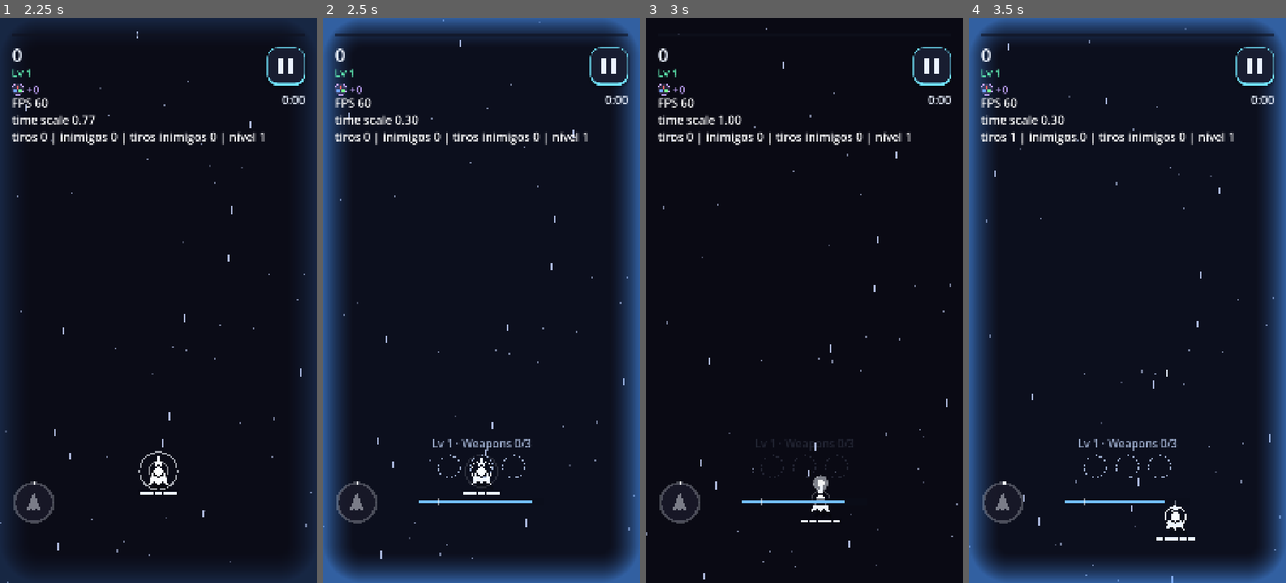
Above: before the commit, frames 1-4 (left to right).
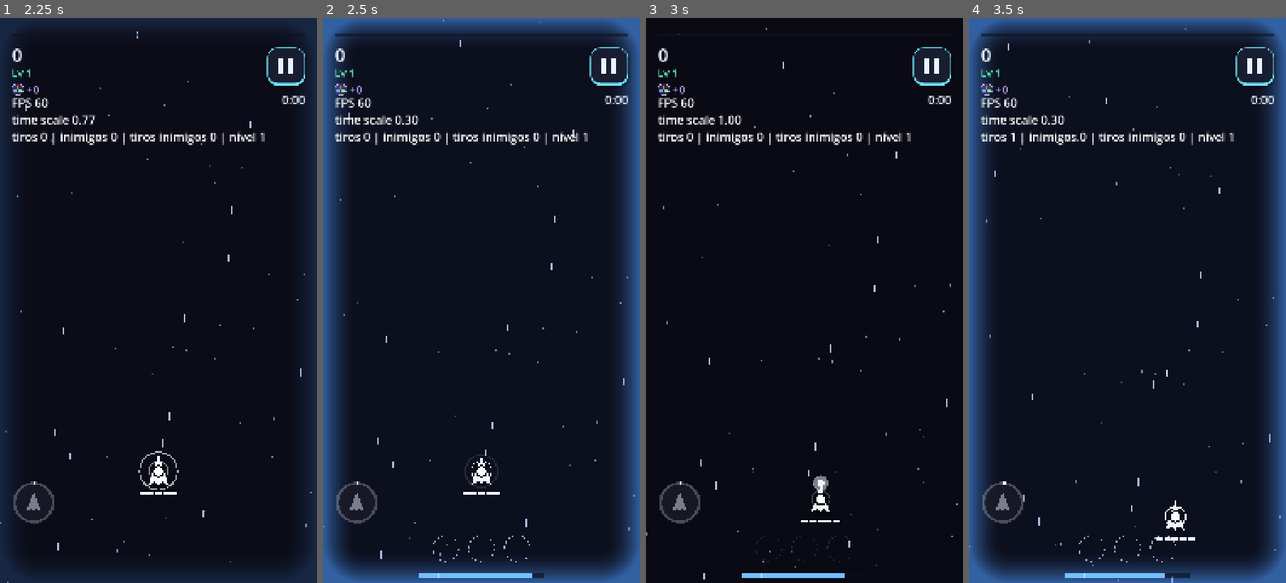
Above: after the commit, the same moments.

Repository: GDPonsoni/Nucleon-Squad-3D
Game: Godot game, scene res://scenes/run.tscn
The game is run twice, just before and just after one commit, with the same random seed, the same clock (stepped at 60 frames per second) and the same inputs. This scene is started directly instead of the project's main scene.
Inputs (mouse positions are in pixels of both pictures, inside the frame that each line leads up to):
- Up to frame 1 (2.25 s): click (285, 68) at 0.5 s; click (53, 436) at 1.25 s; move the mouse to (228, 272) at 2.02 s; hold Right (ui_right) from 2.03 s (still down); click (228, 272) at 2.17 s
- Up to frame 2 (2.5 s): keep holding Right (ui_right)
- Up to frame 3 (3 s): release Right (ui_right) at 2.75 s; drag from (741, 328) to (788, 413) at 2.77 s
- Up to frame 4 (3.5 s): no input

Frame 1 is identical in both runs. In frame 2, 0.9% of the frame differs, in the area x 30-70%, y 74-100%; in frame 3, 0.7%; in frame 4, 0.9%.

Commit message:
tune(run): ritmo mais rápido, espaços na faixa da base e especial com o ícone da arma
- Tabela de XP (primeiros níveis baratos), ataque frontal 7 tiros/s,
  ondas iniciais mais densas.
- Na câmera lenta, os espaços e a barra de energia ficam na faixa da
  base, onde a nave não entra.
- O botão do especial mostra a arma dona dele (a de maior nível).

Co-Authored-By: Claude Opus 5.5 <noreply@anthropic.com>

Diff:
--- a/data/run/pulse_weapon.tres
+++ b/data/run/pulse_weapon.tres
@@ -6,7 +6,7 @@
 [sub_resource type="Resource" id="WeaponLevel_lv1"]
 script = ExtResource("2_level")
 damage = 1
-fire_rate = 5.0
+fire_rate = 7.0
 projectile_speed = 1900.0
 projectile_size = Vector2(8, 26)
 projectile_shape = 0
--- a/scripts/core/game.gd
+++ b/scripts/core/game.gd
@@ -24,6 +24,7 @@
 var tip_balloon: TipBalloon
 var _revive_used: bool = false  # uma vez por partida
 var hud: Hud
+var slow_overlay: SlowMotionOverlay
 var companion: Companion  # null = sem nave auxiliar
 var _special_was_ready: bool = false
 var _special_moment: bool = false
@@ -174,7 +175,7 @@
 		Audio.play(&"missile_explode")
 		_explode(pos, radius * 0.5, color))
 
-	var slow_overlay := SlowMotionOverlay.new()
+	slow_overlay = SlowMotionOverlay.new()
 	slow_overlay.name = "SlowMotionOverlay"
 	slow_overlay.time_controller = time_controller
 	add_child(slow_overlay)
--- a/scripts/core/params.gd
+++ b/scripts/core/params.gd
@@ -543,11 +543,12 @@
 var run_card_font_size: int = 46
 var run_card_detail_font_size: int = 38
 var run_slot_size: float = 130.0  # espaços de arma (pausa e tela de nível)
-var run_slot_compact_size: float = 84.0  # espaços na câmera lenta
+var run_slot_compact_size: float = 96.0  # espaços na câmera lenta
 var elite_color: Color = Color(1.0, 0.75, 0.25)
 var chest_color: Color = Color(1.0, 0.8, 0.3)
 var chest_scale: float = 1.35  # baú maior que os outros itens
-var run_slow_loadout_bottom: float = 330.0  # acima da barra de energia (a partir da margem de baixo)
+var run_slow_loadout_bottom: float = 165.0  # topo dos espaços na câmera lenta, a partir da base (faixa sem nave)
+var run_energy_bar_bottom: float = 26.0  # barra de energia da câmera lenta, na mesma faixa
 var run_slow_loadout_fade_seconds: float = 0.2
 var run_slot_pip_size: Vector2 = Vector2(18.0, 8.0)  # nível da arma, embaixo do espaço
 var run_slot_empty_color: Color = Color(1.0, 1.0, 1.0, 0.25)
--- a/scripts/run/run_game.gd
+++ b/scripts/run/run_game.gd
@@ -103,6 +103,11 @@
 	results_menu.restart_path = ScenePaths.RUN
 	results_menu.back_path = ScenePaths.MENU
 	run_hud.time_controller = time_controller
+	slow_overlay.bar_bottom = Params.run_energy_bar_bottom
+	# O botão do especial mostra a arma dona dele
+	hud.special_body = func() -> BodyData:
+		var best: BodyData = progress.best_weapon()
+		return best if best != null else mode.ship
 	director = RunDirector.new()
 	director.name = "RunDirector"
 	add_child(director)
--- a/scripts/run/run_hud.gd
+++ b/scripts/run/run_hud.gd
@@ -2,7 +2,8 @@
 extends CanvasLayer
 ## HUD extra do modo roguelike: tempo de partida embaixo do botão de pausa. A barra de XP é a
 ## barra fina do topo do Hud e o nível fica embaixo da pontuação (RunGame liga os dois).
-## Na câmera lenta voluntária, mostra os espaços de arma (compactos) acima da barra de energia.
+## Na câmera lenta voluntária, mostra os espaços de arma (compactos) na faixa da base da tela,
+## onde a nave não entra.
 
 var progress: RunProgress
 var clock: Callable  # devolve os segundos de partida
@@ -66,4 +67,4 @@
 	_loadout_alpha = move_toward(_loadout_alpha, 1.0 if wanted else 0.0, real_delta / Params.run_slow_loadout_fade_seconds)
 	_loadout_box.modulate.a = _loadout_alpha
 	_loadout_box.size = Vector2(_canvas.size.x, 0.0)
-	_loadout_box.position = Vector2(0.0, _canvas.size.y - Params.no_switcher_bottom_margin - Params.run_slow_loadout_bottom)
+	_loadout_box.position = Vector2(0.0, _canvas.size.y - Params.run_slow_loadout_bottom)
--- a/scripts/run/run_loadout_view.gd
+++ b/scripts/run/run_loadout_view.gd
@@ -21,10 +21,8 @@
 	var caption := UiFactory.make_subtitle("")
 	caption.auto_translate_mode = Node.AUTO_TRANSLATE_MODE_DISABLED
 	caption.text = tr("RUN_SLOTS") % [_progress.slots_used(), _progress.mode.weapon_slots]
-	if compact:
-		caption.text = "%s · %s" % [tr("RUN_LEVEL") % _progress.level, caption.text]
-		caption.add_theme_font_size_override("font_size", Params.run_card_detail_font_size)
-	add_child(caption)
+	if not compact:  # na câmera lenta só os ícones (o nível já está no HUD)
+		add_child(caption)
 	var row := HBoxContainer.new()
 	row.alignment = BoxContainer.ALIGNMENT_CENTER
 	row.add_theme_constant_override("separation", 26)
--- a/scripts/run/run_mode_data.gd
+++ b/scripts/run/run_mode_data.gd
@@ -11,8 +11,10 @@
 
 @export_group("XP")
 @export var xp_per_point: float = 0.1  # XP por ponto de pontuação do inimigo destruído
-@export var xp_first_level: float = 40.0  # XP para o 1º nível (~1 min só com o ataque frontal)
-@export var xp_growth: float = 1.4  # cada nível pede isso vezes o anterior
+## XP para passar de cada nível (índice 0 = do 1 para o 2). Os primeiros são baratos para
+## sair logo do ataque frontal; depois da tabela, o último valor cresce xp_growth por nível.
+@export var xp_table: PackedFloat32Array = [15, 25, 35, 50, 70, 100, 140, 190, 250, 330, 430, 550, 700, 880, 1100]
+@export var xp_growth: float = 1.25
 
 @export_group("Recompensa sem arma para subir")
 ## Quando faltam armas para completar as opções (ou todas estão no máximo).
@@ -29,7 +31,7 @@
 @export_group("Diretor de ondas")
 ## Ondas sorteadas pelo peso entre as ativas no minuto atual.
 @export var waves: Array[RunWaveEntry] = []
-@export var wave_gap_start: float = 2.4  # segundos entre ondas no começo
+@export var wave_gap_start: float = 2.0  # segundos entre ondas no começo
 @export var wave_gap_end: float = 0.6  # ... e aos duration_seconds (interpolação linear)
 @export var count_growth_per_minute: float = 0.08  # membros por onda: count x (1 + isso x minuto)
 @export var surge_every: float = 60.0  # surto de ondas de horda
--- a/scripts/run/run_progress.gd
+++ b/scripts/run/run_progress.gd
@@ -23,7 +23,11 @@
 
 ## XP para passar do nível atual ao próximo.
 func xp_needed() -> float:
-	return mode.xp_first_level * pow(mode.xp_growth, level - 1)
+	var table: PackedFloat32Array = mode.xp_table
+	var index: int = level - 1
+	if index < table.size():
+		return table[index]
+	return table[table.size() - 1] * pow(mode.xp_growth, index - table.size() + 1)
 
 
 func add_xp(amount: float) -> void:
--- a/scripts/tools/run_simulator.gd
+++ b/scripts/tools/run_simulator.gd
@@ -141,8 +141,10 @@
 ## XP total já ganho na partida (níveis completos + o que falta).
 func _total_xp(progress: RunProgress) -> float:
 	var total: float = progress.xp
+	var probe := RunProgress.new(progress.mode)
 	for level in range(1, progress.level):
-		total += progress.mode.xp_first_level * pow(progress.mode.xp_growth, level - 1)
+		probe.level = level
+		total += probe.xp_needed()
 	return total
 
 
--- a/scripts/ui/hud.gd
+++ b/scripts/ui/hud.gd
@@ -24,6 +24,7 @@
 var _shown_quarks: int = -1
 var progress_ratio: Callable = Callable()  # barra do topo (padrão: progresso da fase)
 var progress_color: Color = Params.ui_accent_color
+var special_body: Callable = Callable()  # nave mostrada no botão do especial (padrão: o corpo ativo)
 
 
 func _ready() -> void:
@@ -203,7 +204,8 @@
 	_canvas.queue_redraw()
 	if _state != null:
 		var alive: bool = _state.is_alive(_state.current)
-		_special.body = _state.current_body() if alive else null
+		var shown: BodyData = special_body.call() if special_body.is_valid() else _state.current_body()
+		_special.body = shown if alive else null
 		_special.charge = _state.special_ratio() if alive else 0.0
 		var quarks: int = int(_state.quarks)
 		if quarks != _shown_quarks:
--- a/scripts/ui/slow_motion_overlay.gd
+++ b/scripts/ui/slow_motion_overlay.gd
@@ -21,6 +21,7 @@
 """
 
 var time_controller: TimeController  # dono da energia (null = sem barra)
+var bar_bottom: float = -1.0  # distância da base da tela ao centro da barra (< 0 = acima da barra de troca)
 
 var _material: ShaderMaterial
 var _bar: Control
@@ -69,7 +70,8 @@
 		return
 	var size: Vector2 = Params.slowmo_bar_size
 	var screen: Vector2 = _bar.size
-	var center := Vector2(screen.x * 0.5, screen.y - Params.switch_strip_bottom - Params.slowmo_bar_gap)
+	var from_bottom: float = bar_bottom if bar_bottom >= 0.0 else Params.switch_strip_bottom + Params.slowmo_bar_gap
+	var center := Vector2(screen.x * 0.5, screen.y - from_bottom)
 	var rect := Rect2(center - size * 0.5, size)
 	var low: bool = time_controller.energy < Params.slowmo_min_energy
 	var color: Color = Params.slowmo_bar_low_color if low else Params.slowmo_bar_color
--- a/tests/test_suite.gd
+++ b/tests/test_suite.gd
@@ -664,9 +664,12 @@
 	var rng := RandomNumberGenerator.new()
 	rng.seed = 7
 	# XP: um nível por limiar; sobra passa para o próximo
-	progress.add_xp(progress.xp_needed() * 2.5)
+	progress.add_xp(mode.xp_table[0] + mode.xp_table[1] + 1.0)
 	check(progress.level == 3 and progress.pending == 2, "XP sobe vários níveis (%d, %d)" % [progress.level, progress.pending])
-	check(mode.xp_growth > 1.0 and progress.xp_needed() > mode.xp_first_level, "cada nível pede mais XP")
+	check(mode.xp_growth > 1.0 and progress.xp_needed() > mode.xp_table[0], "cada nível pede mais XP")
+	var probe := RunProgress.new(mode)
+	probe.level = mode.xp_table.size() + 3
+	check(probe.xp_needed() > mode.xp_table[mode.xp_table.size() - 1], "depois da tabela continua crescendo")
 	# Começo: 4 armas novas, sem quarks
 	var first: Array[RunChoice] = progress.roll_choices(rng, roster, false)
 	check(first.size() == mode.choices_per_level, "4 opções no começo")
